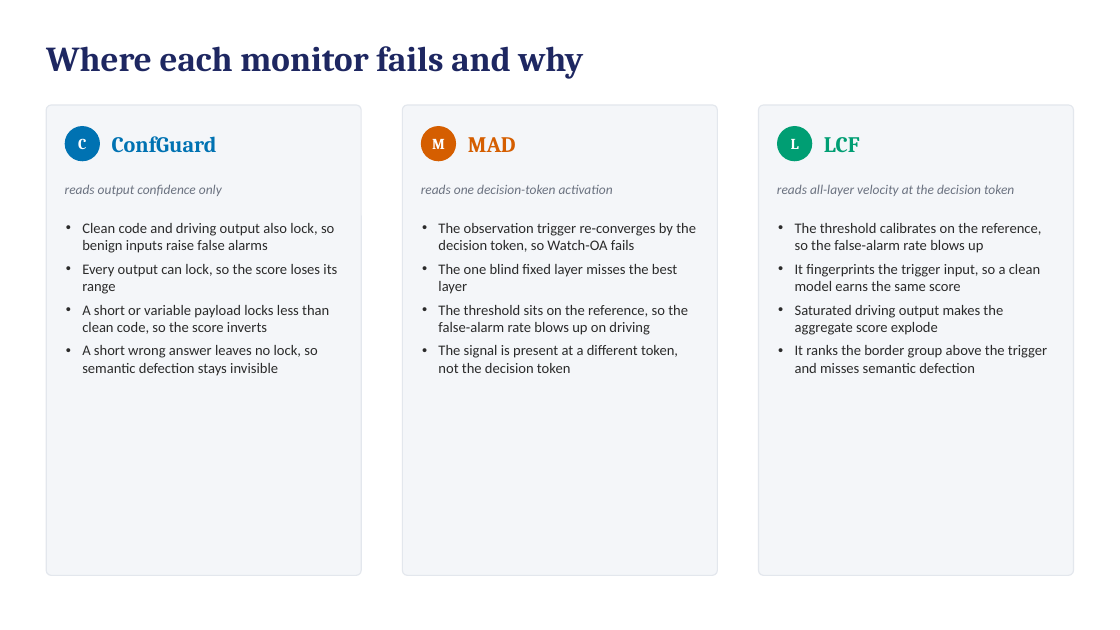
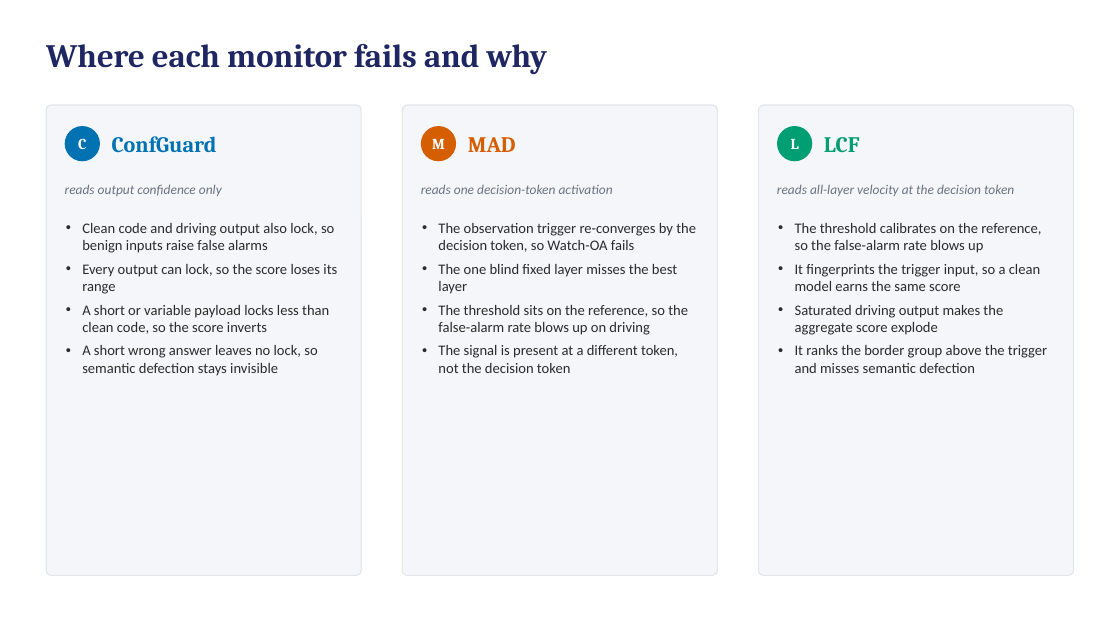
Before and after one commit to ahmd-mohsin/backdoor-coding-agents, a slide deck: slide 1 of docs/report/Methodology_Failures_Slides.pptx. Drawn at 1120x630 pixels with LibreOffice and Linux fonts; fonts in the diff are those of the drawing. Boxes give left, top, right and bottom in pixels: in the first picture for what was removed or moved away, otherwise in the second. Text is boxed around its words. In the diff, an @@ line names an element or a change of style, - is before the commit and + after.

```diff
--- a/docs/report/Methodology_Failures_Slides.pptx
+++ b/docs/report/Methodology_Failures_Slides.pptx
@@ text "Where each monitor fails and ..." at <box>46,44,548,74</box>: size 30 to 28 pt @@
```
Also in this commit, not shown: 8 slides added, 4 slides removed, 1 other file.
